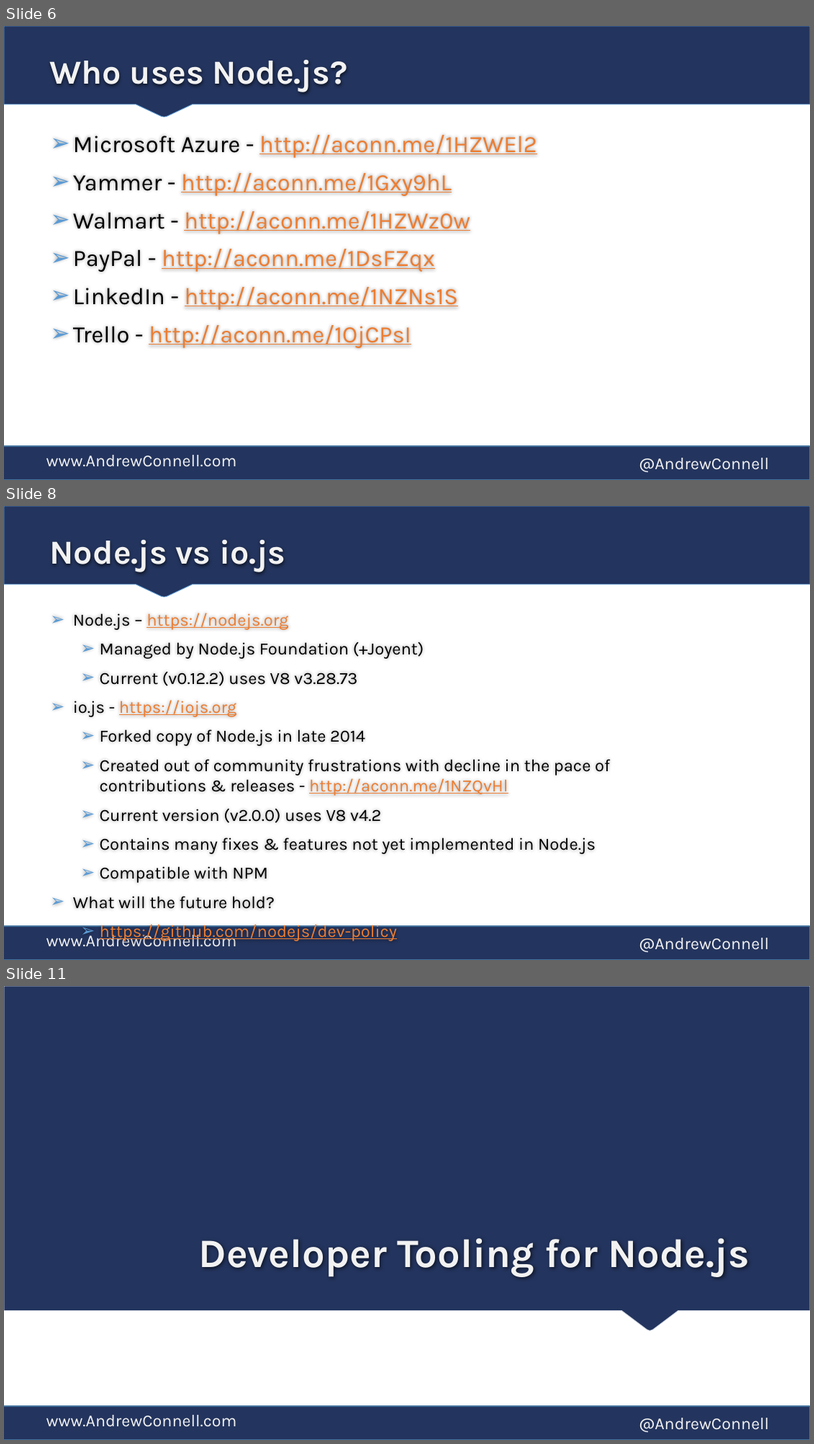
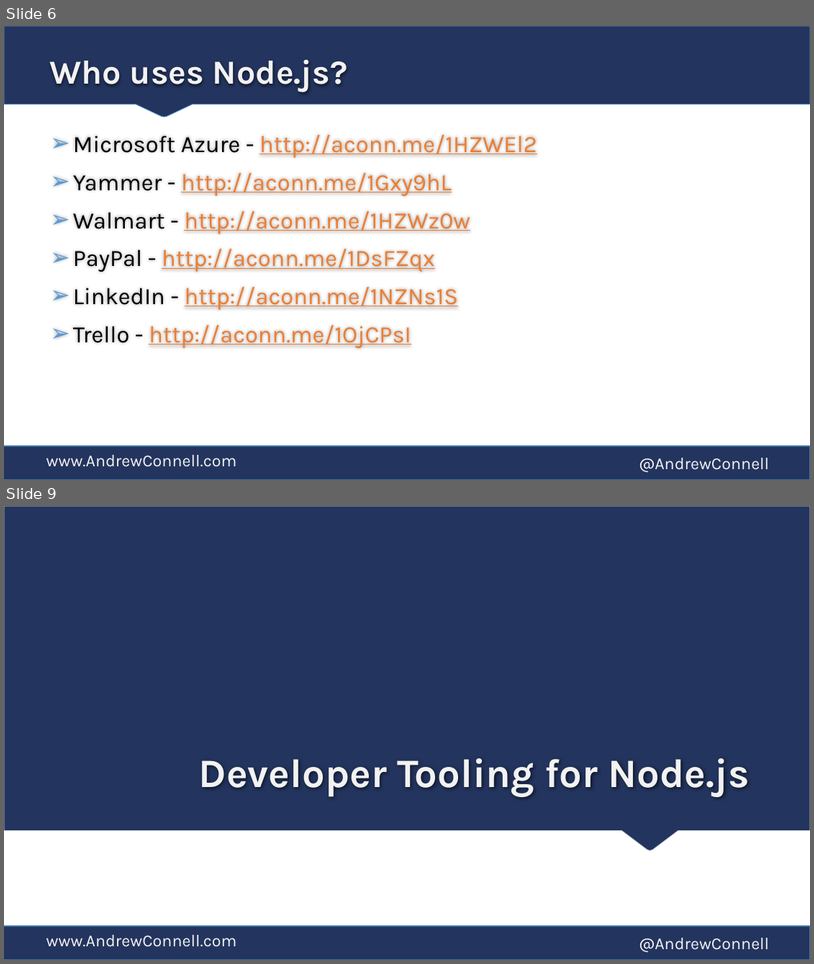
Before and after one commit to andrewconnell/pres-o365-node, a slide deck: pres-nodeintro-o365sp-dev.pptx. Shown one above the other, each under a label of ours: slides 6, 8 and 11 before the commit, slides 6 and 9 after it; the slides between them are not shown. The pictures are 814x1444 and 814x964 pixels, drawn with LibreOffice and Linux fonts; fonts in the diff are those of the drawing. Boxes give left, top, right and bottom in pixels: in the first picture for what was removed or moved away, otherwise in the second. Text is boxed around its words. In the diff, an @@ line names an element or a change of style, - is before the commit and + after.

```diff
--- a/pres-nodeintro-o365sp-dev.pptx
+++ b/pres-nodeintro-o365sp-dev.pptx
@@ slide 8 removed at [4, 506, 810, 960], background #FFFFFF; not listed: 4 template elements that a slide beside it also shows @@
@@ title removed at [50, 540, 286, 572] @@
-Node.js vs io.js
@@ text removed at [73, 613, 610, 908] @@
-➢ Node.js – https://nodejs.org
-  ➢ Managed by Node.js Foundation (+Joyent)
-  ➢ Current (v0.12.2) uses V8 v3.28.73
-➢ io.js - https://iojs.org
-  ➢ Forked copy of Node.js in late 2014
-  ➢ Created out of community frustrations with decline in the pace of
-    contributions & releases - http://aconn.me/1NZQvHl
-  ➢ Current version (v2.0.0) uses V8 v4.2
-  ➢ Contains many fixes & features not yet implemented in Node.js
-  ➢ Compatible with NPM
-➢ What will the future hold?
-  ➢ https://github.com/nodejs/dev-policy
@@ what was slide 11 is now slide 9 @@
```
Also in this commit, not shown: 2 slides changed, 1 other slide removed.
